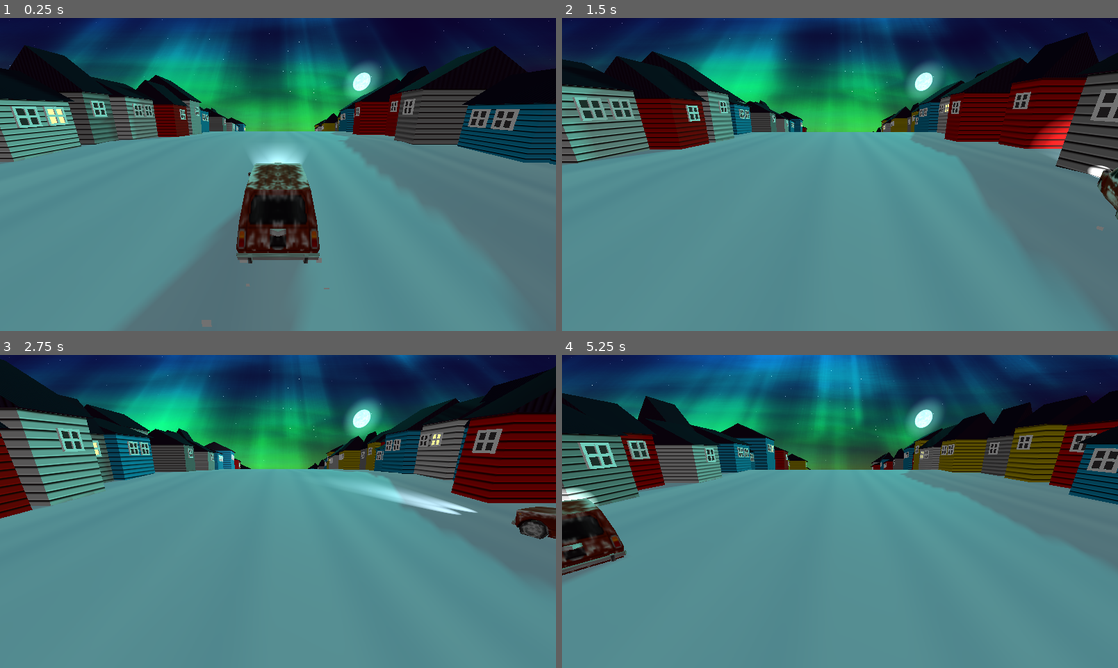
Above: before the commit, frames 1-4 (two rows, left to right).
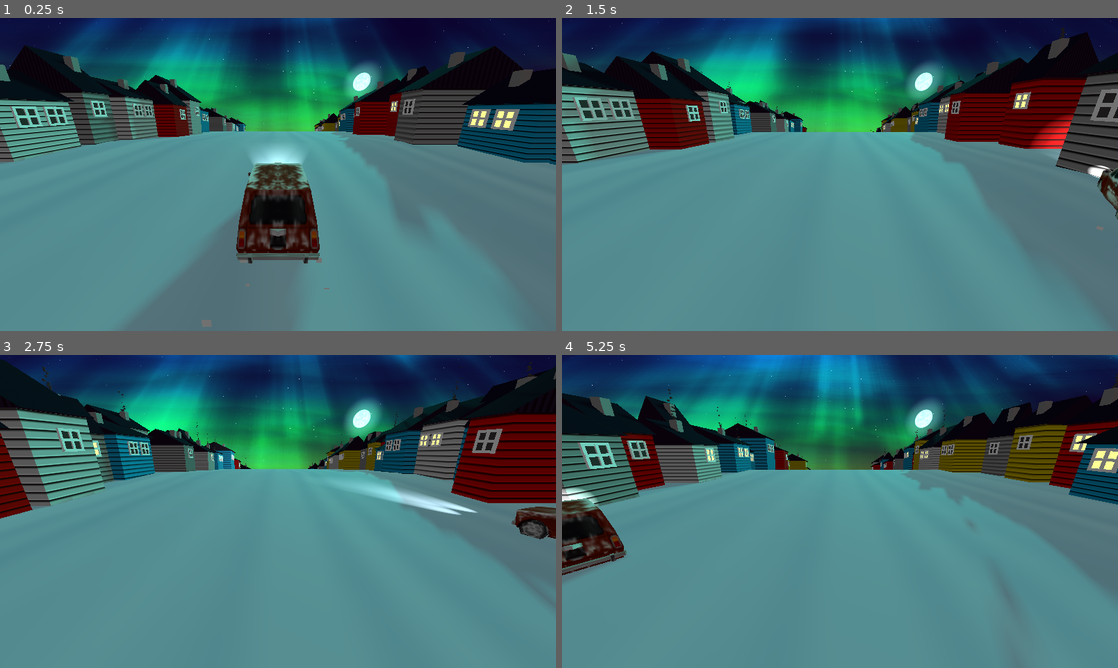
Above: after the commit, the same moments.

Repository: bjornarprytz/waves
Game: Godot game, scene res://main.tscn
The game is run twice, just before and just after one commit, with the same random seed, the same clock (stepped at 60 frames per second) and the same inputs.
Inputs:
- Up to frame 1 (0.25 s): no input
- Up to frame 2 (1.5 s): hold Right (ui_right) 0.53-1.28 s; hold Left (ui_left) from 1.28 s (still down)
- Up to frame 3 (2.75 s): release Left (ui_left) at 2.03 s; hold Right (ui_right) from 2.03 s (still down)
- Up to frame 4 (5.25 s): release Right (ui_right) at 3.53 s; hold Left (ui_left) from 3.53 s (still down)

The runs differ from the first frame. In frame 1, 1.2% of the frame differs, in the area x 0-96%, y 10-66%; in frame 2, 0.8%; in frame 3, 0.5%; in frame 4, 1.5%, in the area x 4-100%, y 6-78%.

Commit message:
chimneys

Diff:
--- a/src/building.gd
+++ b/src/building.gd
@@ -2,9 +2,12 @@
 extends Node3D
 
 var window_spawner = preload("res://window.tscn")
+var chimney_spawner = preload("res://chimney.tscn")
 
 @onready var house: MeshInstance3D = %House
 @onready var roof: MeshInstance3D = %Roof
+
+var windows: Array[HouseWindow] = []
 
 var height: float
 var width: float
@@ -42,19 +45,34 @@
 	# Use set_surface_override_material on the MeshInstance3D, not the mesh
 	house.set_surface_override_material(0, mat)
 
-func add_windows(left_side: bool) -> void:
+func add_features(left_side: bool) -> void:
 	# Place one or two windows (at half scale) around the middle of the inward face
 	var n_windows = 1
 	if length > 1.5:
 		n_windows = 2
 
+	var side = 1 if left_side else -1
+
 	for w in range(n_windows):
 		var y_offset = ((length * 0.5) - (n_windows * 0.59) + (w * .69))
 		var vertical_placement = ((height / 2) * .69)
-		var side = 1 if left_side else -1
 		var window_instance = window_spawner.instantiate() as HouseWindow
 
 		add_child(window_instance)
 		window_instance.scale = Vector3(0.5, 0.5, 0.5)
 		window_instance.position = Vector3(side * (width * 0.5), vertical_placement, y_offset)
 		window_instance.rotation = Vector3(0, deg_to_rad(90 * side), 0)
+
+		windows.push_back(window_instance)
+
+	# Add chimney
+
+	var chimney_instance = chimney_spawner.instantiate() as Chimney
+	add_child(chimney_instance)
+	chimney_instance.position = Vector3(width * 0.2 * side, (height / 2) + (roof.scale.y * 0.7), randf_range(-length * 0.25, length * 0.25))
+	chimney_instance.scale = Vector3(0.5, 0.5, 0.5)
+
+	if (randf() < 0.3):
+		for w in windows:
+			w.turn_on_light()
+		chimney_instance.start()
--- /dev/null
+++ b/src/chimney.gd
@@ -0,0 +1,11 @@
+class_name Chimney
+extends Node3D
+
+@onready var smoke: CPUParticles3D = %Smoke
+
+
+func start():
+	smoke.emitting = true
+
+func stop():
+	smoke.emitting = false
--- /dev/null
+++ b/src/chimney.tscn
@@ -0,0 +1,33 @@
+[gd_scene load_steps=5 format=3 uid="uid://dwprejcgidb85"]
+
+[ext_resource type="Script" uid="uid://d1f4uk5sjgjev" path="res://chimney.gd" id="1_5kd4s"]
+
+[sub_resource type="BoxMesh" id="BoxMesh_h5s12"]
+size = Vector3(0.5, 1, 0.5)
+
+[sub_resource type="StandardMaterial3D" id="StandardMaterial3D_5kd4s"]
+albedo_color = Color(0.26293245, 0.26293245, 0.26293245, 1)
+
+[sub_resource type="BoxMesh" id="BoxMesh_8wnls"]
+material = SubResource("StandardMaterial3D_5kd4s")
+
+[node name="Chimney" type="Node3D"]
+script = ExtResource("1_5kd4s")
+
+[node name="Pipe" type="MeshInstance3D" parent="."]
+mesh = SubResource("BoxMesh_h5s12")
+
+[node name="Smoke" type="CPUParticles3D" parent="."]
+unique_name_in_owner = true
+transform = Transform3D(1, 0, 0, 0, 1, 0, 0, 0, 1, 0, 0.35823095, 0)
+emitting = false
+amount = 25
+lifetime = 3.0
+lifetime_randomness = 0.65
+local_coords = true
+mesh = SubResource("BoxMesh_8wnls")
+emission_shape = 1
+emission_sphere_radius = 0.2
+gravity = Vector3(0, 0.69, 0)
+scale_amount_min = 0.05
+scale_amount_max = 0.1
--- a/src/ground.gd
+++ b/src/ground.gd
@@ -59,4 +59,4 @@
 			var b = Basis(right, outward, -forward)
 			bldg_instance.basis = b
 
-			bldg_instance.add_windows(is_left)
+			bldg_instance.add_features(is_left)
--- a/src/window.gd
+++ b/src/window.gd
@@ -2,10 +2,6 @@
 extends Node3D
 
 @onready var pane: MeshInstance3D = %Pane
-
-func _ready() -> void:
-	if (randf() < 0.1):
-		turn_on_light()
 
 func turn_on_light() -> void:
 	# Set emission to true
Not shown, added: src/chimney.gd.uid
Not shown, changed: readme.md
